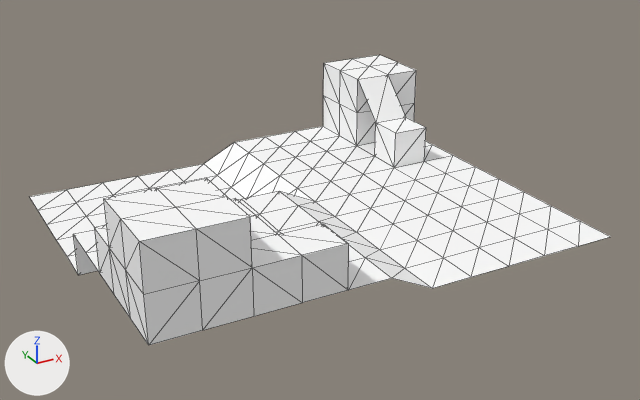
The OBJ model assets/map.obj: old version first, new version second.
Rendered twice from a camera (50 mm lens) standing at (-8.69, -23.86, 9.96) and looking at (0.83, -6.54, 1.29). Lighting does not change. The marker at lower left points along +X, +Y and +Z. Mesh edges are drawn as thin lines. Where no turn or scale is listed for an object, it has been applied to the vertices.

The scene before the commit, as lines of its bpy script (objects in view):
```python
me_default = bpy.data.meshes.new('Default')
me_default.from_pydata(...)  # 181 vertices, 321 faces; spans x -5.0..6.0, y -11.0..-1.0, z 0.5..3.5
me_default.materials.append(mat_material1)  # its picture is missing
# before: 34 (3.0, -1.0, 1.0) at pixel (294, 131), 35 (3.0, -2.0, 1.0) at pixel (310, 141), 79 (4.0, -2.0, 3.0) at pixel (340, 70), 84 (4.0, -1.0, 3.0) at pixel (323, 63)
ob_default = bpy.data.objects.new('Default', me_default)
ob_default.location = (0.0, 0.0, 0.0)
```
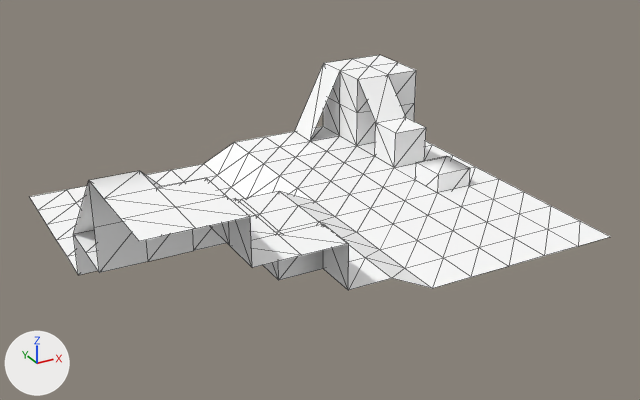
What differs and where, as boxes [x1, y1, x2, y2] in the pictures (640 x 400 px; the box of a moved part takes in the faces that stretch with it):
'Default', reshaped (19% shorter): before [30, 55, 611, 345]; after [30, 55, 611, 290]
part 1 of me_default, added: after [295, 63, 340, 141]
part 2 of me_default, moved or reshaped: before [94, 199, 349, 345]; after [74, 156, 470, 234]

Patch to the scene script:
```diff
--- a/assets/map.obj.py
+++ b/assets/map.obj.py
@@ me_default @@
 # used by ob_default; location = (0.0, 0.0, 0.0)
 # verts and faces of me_default; kept vertices keep their numbers, new ones are numbered from 181
-me_default.from_pydata(...)  # 181 vertices, 321 faces; spans x -5.0..6.0, y -11.0..-1.0, z 0.5..3.5
+me_default.from_pydata(...)  # 181 vertices, 318 faces; spans x -5.0..6.0, y -11.0..-1.0, z 0.5..3.5
+# me_default part 1
+faces += [(34, 35, 84), (35, 79, 84)]
+# me_default part 2
+# 10 vertices are removed from x -5.0..-2.0, y -11.0..-9.0, z 1.5..2.5
+# 26 faces are deleted
+# 5 vertices are added at (4.0, -7.0, 1.5), (4.0, -6.0, 1.5), (4.0, -6.0, 0.5), (4.0, -7.0, 0.5), (-5.0, -8.0, 3.5)
+# 5 new vertices lie (1.0, 0.0, 0.0) away from vertices in x -5.0..4.0, y -8.0..-6.0, z 0.5..3.5
+# 21 new faces join them
 me_default.materials.append(mat_material1)
```
